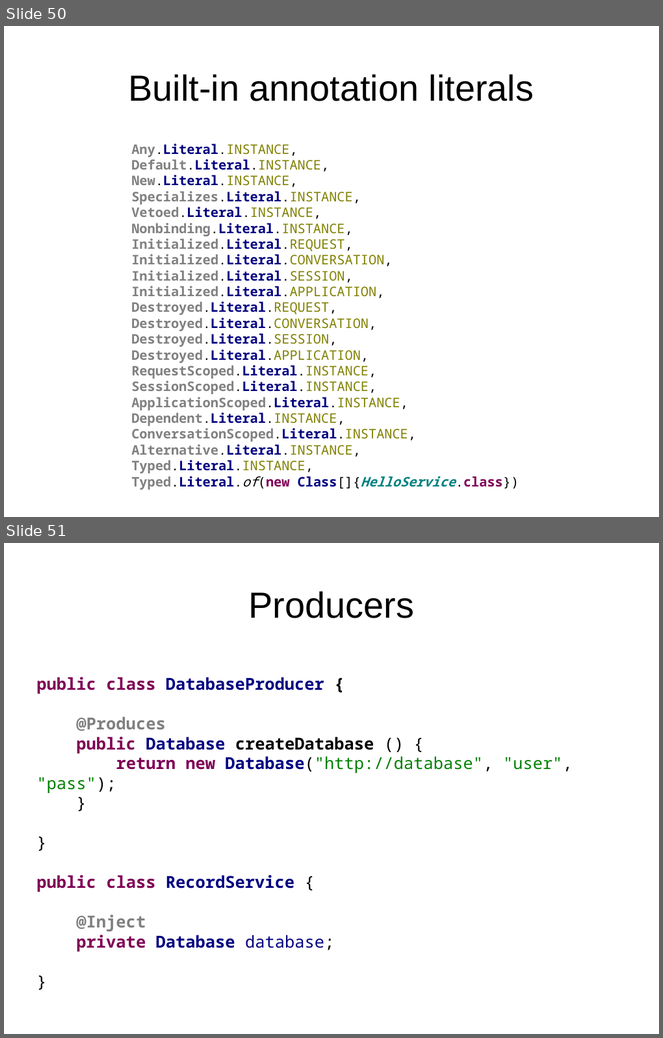
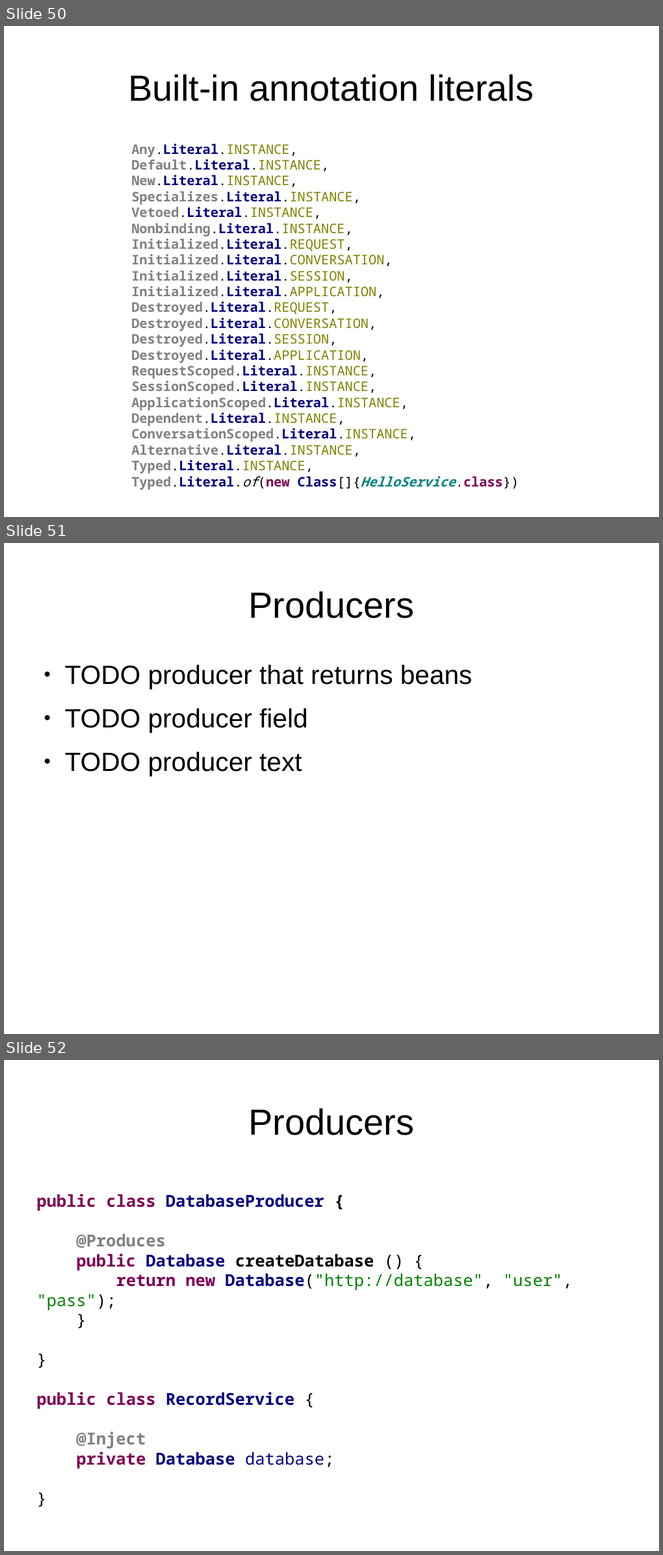
Before and after one commit to FrigoCoder/CDI, a slide deck: CDI.odp. Shown one above the other, each under a label of ours: slides 50 and 51 before the commit, slides 50, 51 and 52 after it. The pictures are 663x1038 and 663x1555 pixels, drawn with LibreOffice and Linux fonts; fonts in the diff are those of the drawing. Boxes give left, top, right and bottom in pixels: in the first picture for what was removed or moved away, otherwise in the second. Text is boxed around its words. In the diff, an @@ line names an element or a change of style, - is before the commit and + after.

```diff
--- a/CDI.odp
+++ b/CDI.odp
@@ slide 51 added at <box>4,543,659,1034</box>, background #FFFFFF @@
@@ title added at <box>248,591,414,618</box>, 44 pt, text #000000 @@
+Producers
@@ text added at <box>65,665,473,776</box>, 32 pt, text #000000 @@
+● TODO producer that returns beans
+● TODO producer field
+● TODO producer text
@@ what was slide 51 is now slide 52 @@
```
Also in this commit, not shown: 2 slides changed, 5 other slides added, 1 slide removed.
